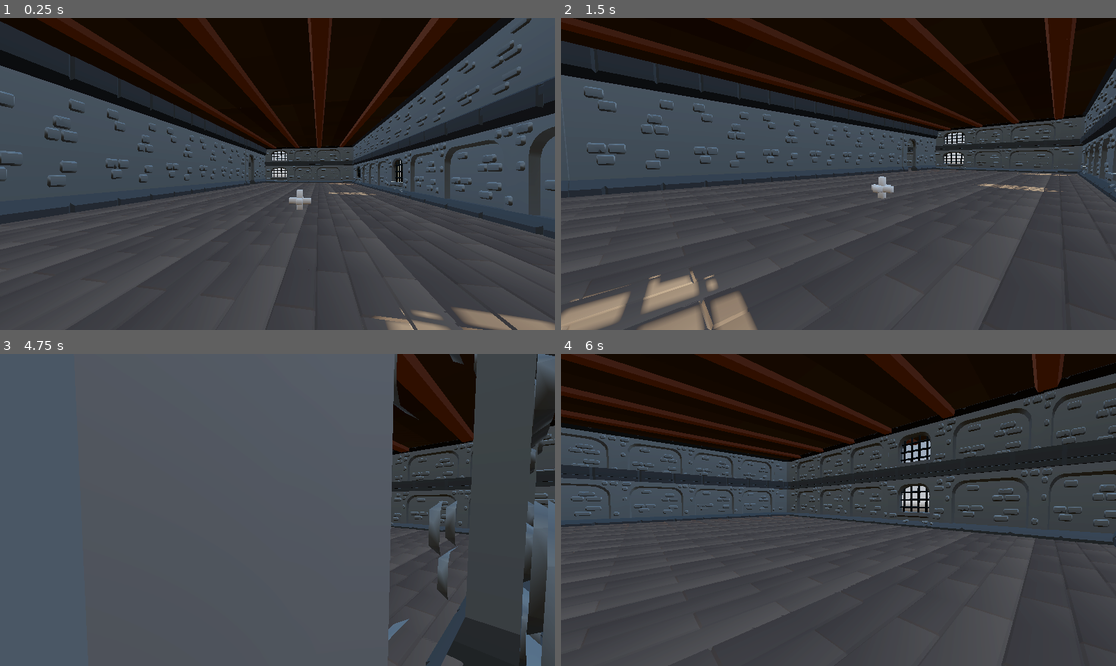
Above: before the commit, frames 1-4 (two rows, left to right).
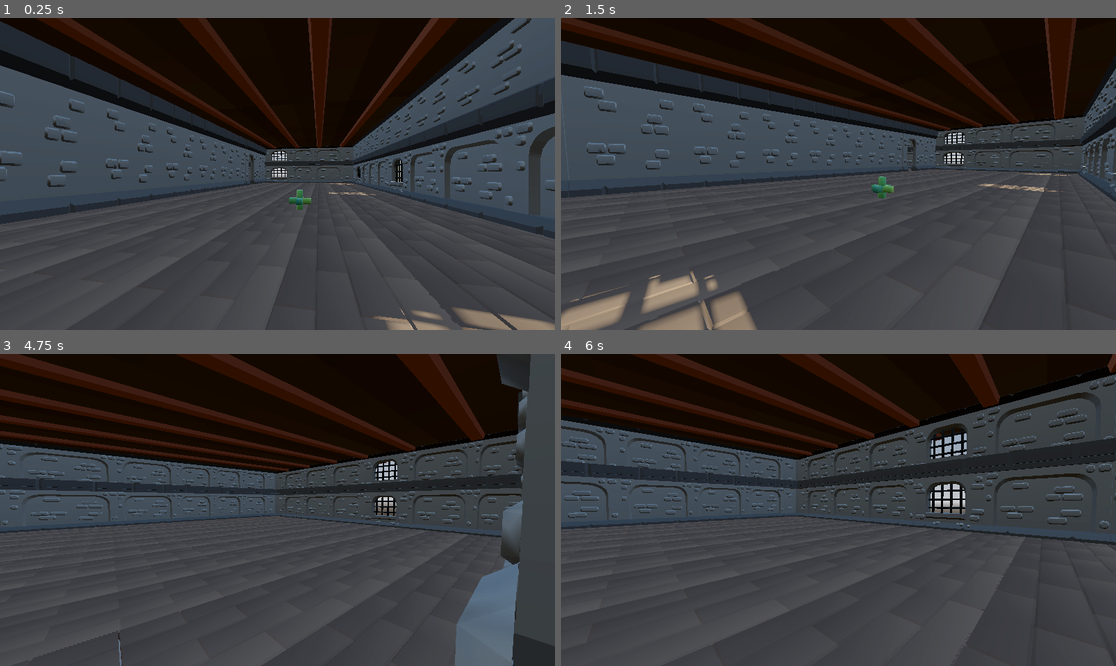
Above: after the commit, the same moments.

Repository: XIIGauge/tabakovic-adis-attemption.z
Game: Godot game, scene res://scenes/levels/level_01.tscn
The game is run twice, just before and just after one commit, with the same random seed, the same clock (stepped at 60 frames per second) and the same inputs.
Inputs (mouse positions are in pixels of both pictures, inside the frame that each line leads up to):
- Up to frame 1 (0.25 s): no input
- Up to frame 2 (1.5 s): tap Enter (ui_accept) at 0.5, 0.77 s; move the mouse to (960, 158) at 0.52 s; hold Right (ui_right) 0.53-1.28 s; click (960, 158) at 0.67 s; move the mouse to (810, 174) at 1.27 s; hold Up (ui_up) from 1.28 s (still down)
- Up to frame 3 (4.75 s): keep holding Up (ui_up); tap Enter (ui_accept) at 1.52, 3.02, 3.77, 4.52 s; move the mouse to (288, 503) at 2.02 s; move the mouse to (271, 516) at 2.77 s; click (271, 516) at 2.92 s; move the mouse to (316, 513) at 3.52 s; move the mouse to (233, 506) at 4.27 s
- Up to frame 4 (6 s): move the mouse to (844, 510) at 5.02 s; click (844, 510) at 5.17 s; move the mouse to (816, 503) at 5.77 s; release Up (ui_up) at 5.78 s; hold Right (ui_right) from 5.78 s (still down)

The runs differ from the first frame. In frame 1, 0.1% of the frame differs, in the area x 52-78%, y 55-89%; in frame 2, 0.2%; in frame 3, 55%, in the area x 0-100%, y 0-100%; in frame 4, 21%.

Commit message:
we learned how to do stairs

Diff:
--- /dev/null
+++ b/assets/dungeon_assets/asset scene/stairs.tscn
@@ -0,0 +1,21 @@
+[gd_scene format=3 uid="uid://c0ya1bjnf12k"]
+
+[ext_resource type="PackedScene" uid="uid://ef20ch1ufjs1" path="res://assets/dungeon_assets/building/wall_half_endcap.glb" id="1_fb3h8"]
+
+[node name="Stairs" type="Node3D" unique_id=1417472398]
+
+[node name="wall_half_endcap2" parent="." unique_id=1712526238 instance=ExtResource("1_fb3h8")]
+transform = Transform3D(-1, 0, 0, 0, 4.371139e-08, -1, 0, 1, 4.371139e-08, 0, 0, -2)
+
+[node name="wall_half_endcap3" parent="." unique_id=599477144 instance=ExtResource("1_fb3h8")]
+transform = Transform3D(-1, 0, 0, 0, 4.371139e-08, -1, 0, 1, 4.371139e-08, -1.7, 0.4, -2)
+
+[node name="wall_half_endcap4" parent="." unique_id=788695405 instance=ExtResource("1_fb3h8")]
+transform = Transform3D(-1, 0, 0, 0, 4.371139e-08, -1, 0, 1, 4.371139e-08, -3.4, 0.9, -2)
+
+[node name="CSGPolygon3D" type="CSGPolygon3D" parent="." unique_id=815245739]
+transform = Transform3D(1, 0, 0, 0, 1, 0, 0, 0, 1, -3, 0, 2)
+visible = false
+use_collision = true
+polygon = PackedVector2Array(-0.4, 0.4, -0.4, 1.4, 1.6, 1.1, 5, 0.3, 5, -0.5)
+depth = 4.0
--- a/scenes/levels/level_01.tscn
+++ b/scenes/levels/level_01.tscn
@@ -11,6 +11,7 @@
 [ext_resource type="PackedScene" uid="uid://dge7b2qrogoum" path="res://assets/dungeon_assets/building/wall_corner.glb" id="8_kfebt"]
 [ext_resource type="PackedScene" uid="uid://d04pco1e44eax" path="res://assets/dungeon_assets/building/wall_cracked.glb" id="10_ijn0p"]
 [ext_resource type="PackedScene" uid="uid://cixvq6w5t3ycu" path="res://assets/dungeon_assets/building/floor_stone.glb" id="11_ijn0p"]
+[ext_resource type="PackedScene" uid="uid://c0ya1bjnf12k" path="res://assets/dungeon_assets/asset scene/stairs.tscn" id="11_jmes4"]
 
 [sub_resource type="ProceduralSkyMaterial" id="ProceduralSkyMaterial_m802k"]
 sky_horizon_color = Color(0.66224277, 0.6717428, 0.6867428, 1)
@@ -42,11 +43,6 @@
 transform = Transform3D(1, 0, 0, 0, 1, 0, 0, 0, 1, 0, -0.48740292, 0)
 size = Vector3(50, 1, 50)
 
-[node name="Stairs" type="CSGPolygon3D" parent="Building1" unique_id=469753015]
-transform = Transform3D(1, 0, 0, 0, 1, 0, 0, 0, 1, 5.4382334, -1.2703208, 4.8234715)
-polygon = PackedVector2Array(-10.1171, 0.3162955, -10.017897, 8.447425, 0.7556796, 0.23398685)
-depth = 4.17
-
 [node name="Building2" type="CSGCombiner3D" parent="." unique_id=458943866]
 
 [node name="Building2BaseFloor" type="CSGBox3D" parent="Building2" unique_id=2104121203]
@@ -1302,6 +1298,9 @@
 [node name="Wall Doorway Open" parent="Building1WallNodes" unique_id=2010859575 instance=ExtResource("4_r72dd")]
 transform = Transform3D(1.1723001, 0, 0, 0, 1.6178449, 0, 0, 0, 1, -13.406234, 0.012595892, 0.3368559)
 
+[node name="Stairs" parent="Building1WallNodes" unique_id=1417472398 instance=ExtResource("11_jmes4")]
+transform = Transform3D(1, 0, 0, 0, 1, 0, 0, 0, 1, 2, 1, 3.339634)
+
 [node name="wall3" parent="." unique_id=800330074 instance=ExtResource("4_1ey3t")]
 transform = Transform3D(1.3442512, 0, 0, 0, 1.4447331, 0, 0, 0, 1, -19.536587, 0, -77.901344)
 
Binary file changed: assets/meshes/Pack of health .glb
Binary file added: assets/meshes/Pack of health _dungeon_albedo.png
Not shown, added: assets/meshes/Pack of health _dungeon_albedo.png.import
